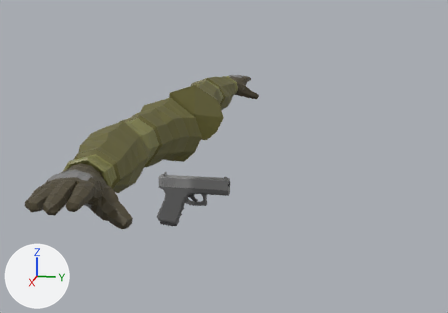
Before and after pictures for a commit that changed the Blender file proj/Assets/Models/Blend Files/P19.blend.
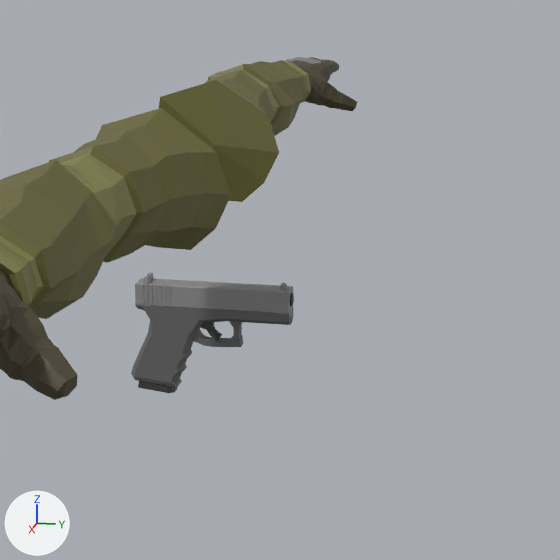
Each version appears first whole from a 50 mm lens placed at (2.132, 0.543, 0.71), pointed at (0.003, 0.117, 0.177), and next in a close-up on the part from 22% to 78% of the width and 16% to 96% of the height. Every picture has the same lights, and +X, +Y and +Z are marked at lower left.

The first close-up shows 'Gloves and Jacket', 'P19'.
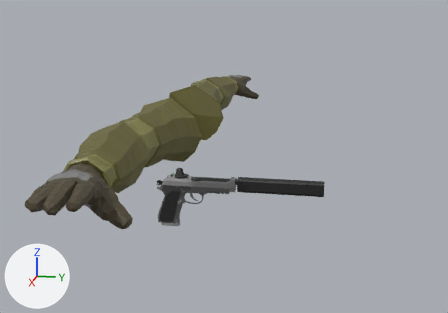
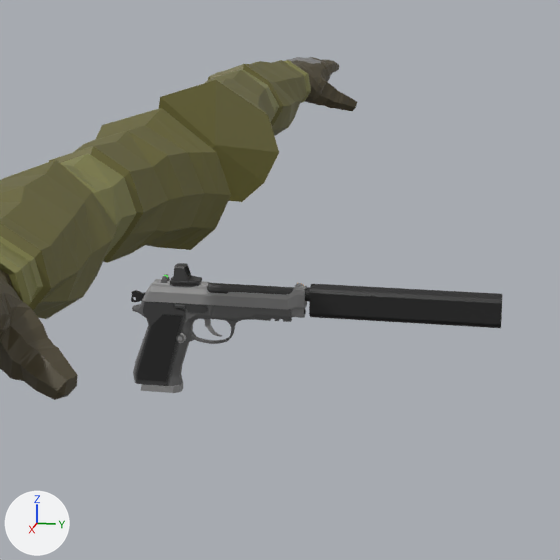
Where the change shows, as pixel boxes (x1, y1, x2, y2) in the close-ups (560 x 560 px):
```json
{"object": "P19", "change": "reshaped", "before": [131, 273, 294, 393], "after": [131, 274, 307, 393], "on screen": "8% wider"}
{"object": "Barrel_Suppressor", "change": "added", "after": [305, 284, 502, 328], "on screen": "black"}
{"object": "Sight_Holo", "change": "added", "after": [170, 263, 202, 287], "on screen": "black"}
{"part": 1, "of": "me_cube", "change": "rebuilt", "before": [135, 278, 293, 318], "after": [142, 279, 307, 310]}
{"part": 2, "of": "me_cube", "change": "rebuilt", "before": [131, 304, 293, 387], "after": [132, 297, 292, 386], "on screen": "7% taller"}
{"part": 3, "of": "me_cube", "change": "rebuilt", "before": [138, 381, 177, 393], "after": [141, 382, 183, 393]}
{"part": 4, "of": "me_cube", "change": "rebuilt", "before": [200, 326, 222, 336], "after": [204, 319, 222, 337]}
{"part": 5, "of": "me_cube", "change": "deleted", "before": [143, 273, 154, 284]}
{"part": 6, "of": "me_cube", "change": "deleted", "before": [280, 283, 288, 289]}
{"part": 7, "of": "me_cube", "change": "deleted", "before": [201, 322, 221, 340]}
{"part": 8, "of": "me_cube", "change": "deleted", "before": [290, 293, 294, 306]}
{"part": 9, "of": "me_cube", "change": "built on", "before": [191, 321, 243, 347], "after": [131, 274, 306, 385]}
```

Edits to the scene script, one JSON object a line:
```json
{"op": "add", "block": "mat_holo", "code": ["mat_holo = principled_material('Holo')", "mat_holo.base_color = (0.8, 0.8, 0.8)  # white #e7e7e7"]}
{"block": "me_cube", "where": "# used by ob_p19; location = (0.0, 0.0, 0.0)"}
{"op": "remove", "block": "me_cube", "code": "me_cube.from_pydata(...)  # 520 vertices, 487 faces; spans x -0.019..0.019, y -0.14..0.138, z -0.098..0.103"}
{"op": "add", "block": "me_cube", "code": "me_cube.from_pydata(...)  # 1242 vertices, 1182 faces; spans x -0.019..0.019, y -0.138..0.169, z -0.097..0.104"}
{"block": "me_cube", "change": "me_cube part 1: the loose piece of 172 vertices spanning x -0.019..0.019, y -0.125..0.136, z 0.042..0.092 is rebuilt with 162 vertices and now spans x -0.016..0.016, y -0.115..0.16, z 0.062..0.098"}
{"block": "me_cube", "change": "me_cube part 2: the loose piece of 136 vertices spanning x -0.019..0.019, y -0.14..0.136, z -0.087..0.057 is rebuilt with 280 vertices and now spans x -0.015..0.015, y -0.136..0.137, z -0.087..0.077"}
{"block": "me_cube", "change": "me_cube part 3: the loose piece of 32 vertices spanning x -0.017..0.017, y -0.125..-0.028, z -0.098..0.064 is rebuilt with 72 vertices and now spans x -0.016..0.016, y -0.121..-0.034, z -0.097..0.083"}
{"block": "me_cube", "change": "me_cube part 4: the loose piece of 24 vertices spanning x -0.003..0.003, y -0.023..0.018, z 0.004..0.036 is rebuilt with 40 vertices and now spans x -0.002..0.002, y -0.015..0.019, z 0.003..0.05"}
{"block": "me_cube", "change": "me_cube part 5: the loose piece of 48 vertices spanning x -0.016..0.016, y -0.112..-0.103, z 0.091..0.103 is deleted"}
{"block": "me_cube", "change": "me_cube part 6: the loose piece of 24 vertices spanning x -0.004..0.004, y 0.117..0.131, z 0.091..0.102 is deleted"}
{"block": "me_cube", "change": "me_cube part 7: the loose piece of 24 vertices spanning x -0.005..0.005, y -0.024..0.015, z -0.001..0.035 is deleted"}
{"block": "me_cube", "change": "me_cube part 8: the loose piece of 24 vertices spanning x -0.011..0.011, y 0.04..0.138, z 0.063..0.085 is deleted"}
{"block": "me_cube", "change": "me_cube part 9: 36 vertices removed from x -0.01..0.01, y -0.038..0.054, z -0.013..0.038; 648 vertices added at x -0.019..0.019, y -0.138..0.169, z -0.083..0.104"}
{"op": "add", "block": "me_cube_006", "code": ["me_cube_006 = bpy.data.meshes.new('Cube.006')", "me_cube_006.from_pydata(...)  # 96 vertices, 91 faces; spans x -0.0148..0.0148, y -0.0677..-0.0172, z 0.0895..0.1231", "# faces by material slot: [90, 1]", "me_cube_006.materials.append(mat_material)  # picture img_blender_palette_png_001", "me_cube_006.materials.append(mat_holo)  # white #e7e7e7"]}
{"op": "add", "block": "me_cube_002", "code": ["me_cube_002 = bpy.data.meshes.new('Cube.002')", "me_cube_002.from_pydata(...)  # 84 vertices, 72 faces; spans x -0.016..0.016, y 0.161..0.477, z 0.047..0.103", "me_cube_002.materials.append(mat_material)  # picture img_blender_palette_png_001"]}
{"op": "add", "block": "ob_sight_holo", "code": ["ob_sight_holo = bpy.data.objects.new('Sight_Holo', me_cube_006)", "ob_sight_holo.location = (0.0, 0.0, 0.0)"]}
{"op": "add", "block": "ob_barrel_suppressor", "code": ["ob_barrel_suppressor = bpy.data.objects.new('Barrel_Suppressor', me_cube_002)", "ob_barrel_suppressor.location = (0.0, 0.0, 0.0)"]}
```
